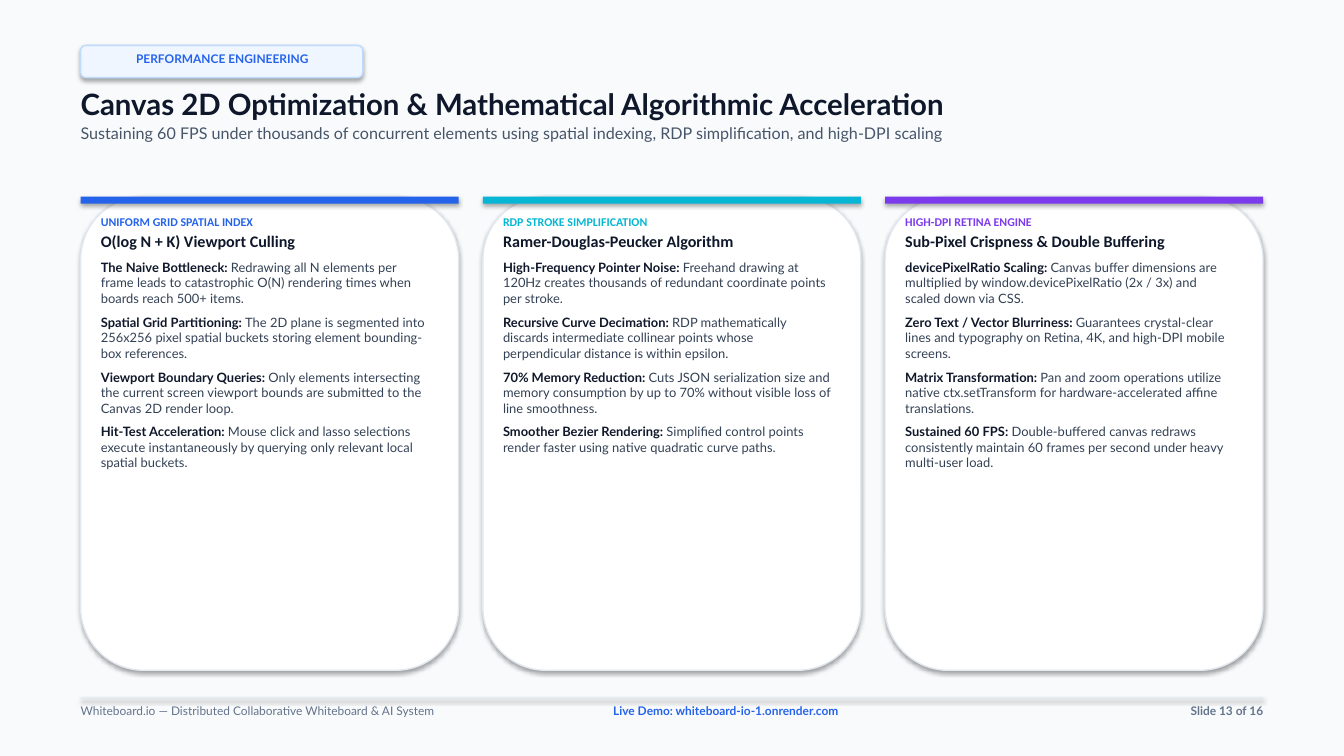
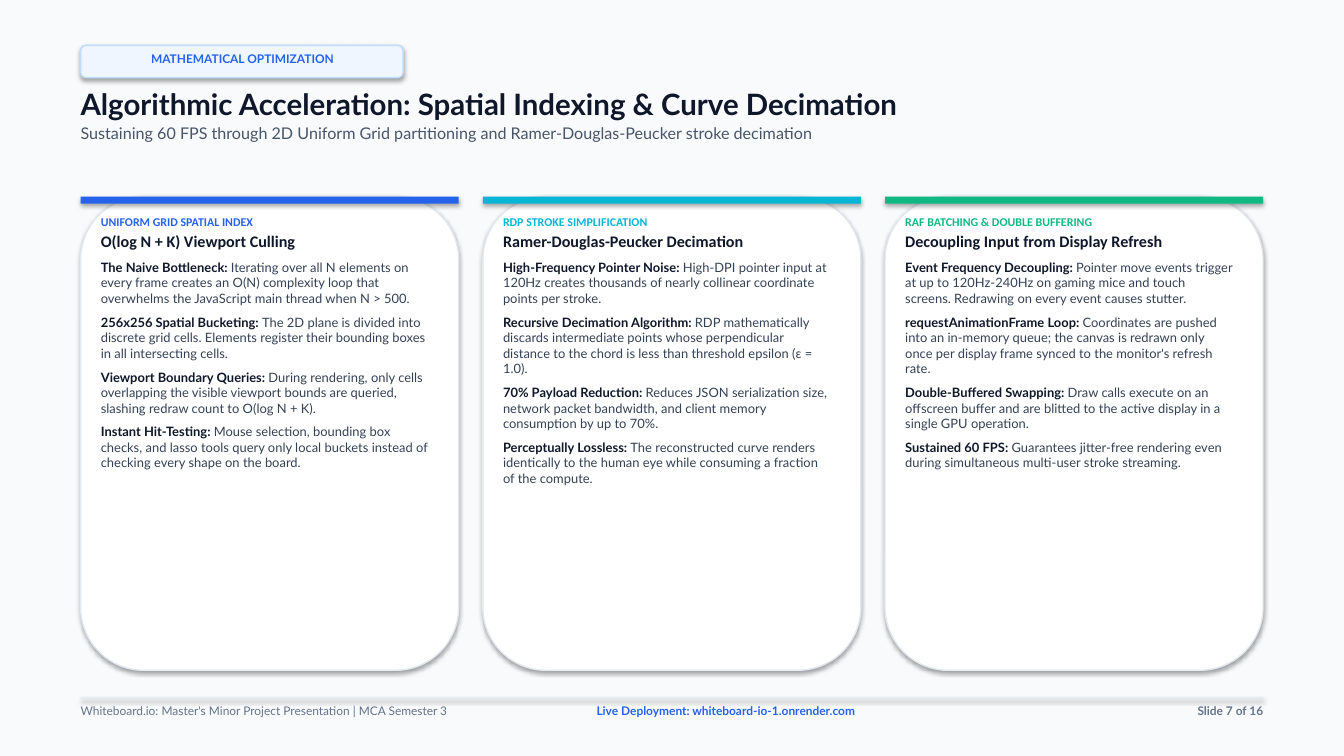
Before and after one commit to PARASMANI-KHUNTE/Whiteboard.io, a slide deck: slide 7 of docs/Whiteboard_io_Presentation.pptx (slide 13 before the commit). Drawn at 1344x756 pixels with LibreOffice and Linux fonts; fonts in the diff are those of the drawing. Boxes give left, top, right and bottom in pixels: in the first picture for what was removed or moved away, otherwise in the second. Text is boxed around its words. In the diff, an @@ line names an element or a change of style, - is before the commit and + after.

Commit message:
feat(docs): rewrite presentation deck with technical project & software engineering focus (#151)

```diff
--- a/docs/Whiteboard_io_Presentation.pptx
+++ b/docs/Whiteboard_io_Presentation.pptx
@@ rounded rectangle "MATHEMATICAL OPTIMIZATION": place and size @@
-rounded rectangle "MATHEMATICAL OPTIMIZATION" at box(81, 45, 363, 78)
+rounded rectangle "MATHEMATICAL OPTIMIZATION" at box(81, 45, 403, 78)
@@ text in rounded rectangle at box(151, 54, 334, 63): text changed @@
-PERFORMANCE ENGINEERING
+MATHEMATICAL OPTIMIZATION
@@ text at box(81, 93, 897, 142): text changed @@
-Canvas 2D Optimization & Mathematical Algorithmic Acceleration
-Sustaining 60 FPS under thousands of concurrent elements using spatial indexing, RDP simplification, and high-DPI scaling
+Algorithmic Acceleration: Spatial Indexing & Curve Decimation
+Sustaining 60 FPS through 2D Uniform Grid partitioning and Ramer-Douglas-Peucker stroke decimation
@@ rectangle at box(885, 197, 1263, 204): fill #7C3AED to #10B981 @@
@@ text at box(503, 235, 827, 485): text changed @@
-Ramer-Douglas-Peucker Algorithm
-High-Frequency Pointer Noise: Freehand drawing at 120Hz creates thousands of redundant coordinate points per stroke.
-Recursive Curve Decimation: RDP mathematically discards intermediate collinear points whose perpendicular distance is within epsilon.
-70% Memory Reduction: Cuts JSON serialization size and memory consumption by up to 70% without visible loss of line smoothness.
-Smoother Bezier Rendering: Simplified control points render faster using native quadratic curve paths.
+Ramer-Douglas-Peucker Decimation
+High-Frequency Pointer Noise: High-DPI pointer input at 120Hz creates thousands of nearly collinear coordinate points per stroke.
+Recursive Decimation Algorithm: RDP mathematically discards intermediate points whose perpendicular distance to the chord is less than threshold epsilon (ε = 1.0).
+70% Payload Reduction: Reduces JSON serialization size, network packet bandwidth, and client memory consumption by up to 70%.
+Perceptually Lossless: The reconstructed curve renders identically to the human eye while consuming a fraction of the compute.
@@ text at box(905, 218, 1232, 470): text changed @@
-HIGH-DPI RETINA ENGINE
-Sub-Pixel Crispness & Double Buffering
-devicePixelRatio Scaling: Canvas buffer dimensions are multiplied by window.devicePixelRatio (2x / 3x) and scaled down via CSS.
-Zero Text / Vector Blurriness: Guarantees crystal-clear lines and typography on Retina, 4K, and high-DPI mobile screens.
-Matrix Transformation: Pan and zoom operations utilize native ctx.setTransform for hardware-accelerated affine translations.
-Sustained 60 FPS: Double-buffered canvas redraws consistently maintain 60 frames per second under heavy multi-user load.
+RAF BATCHING & DOUBLE BUFFERING
+Decoupling Input from Display Refresh
+Event Frequency Decoupling: Pointer move events trigger at up to 120Hz-240Hz on gaming mice and touch screens. Redrawing on every event causes stutter.
+requestAnimationFrame Loop: Coordinates are pushed into an in-memory queue; the canvas is redrawn only once per display frame synced to the monitor's refresh rate.
+Double-Buffered Swapping: Draw calls execute on an offscreen buffer and are blitted to the active display in a single GPU operation.
+Sustained 60 FPS: Guarantees jitter-free rendering even during simultaneous multi-user stroke streaming.
@@ text at box(101, 262, 428, 470): text changed @@
-The Naive Bottleneck: Redrawing all N elements per frame leads to catastrophic O(N) rendering times when boards reach 500+ items.
-Spatial Grid Partitioning: The 2D plane is segmented into 256x256 pixel spatial buckets storing element bounding-box references.
-Viewport Boundary Queries: Only elements intersecting the current screen viewport bounds are submitted to the Canvas 2D render loop.
-Hit-Test Acceleration: Mouse click and lasso selections execute instantaneously by querying only relevant local spatial buckets.
+The Naive Bottleneck: Iterating over all N elements on every frame creates an O(N) complexity loop that overwhelms the JavaScript main thread when N > 500.
+256x256 Spatial Bucketing: The 2D plane is divided into discrete grid cells. Elements register their bounding boxes in all intersecting cells.
+Viewport Boundary Queries: During rendering, only cells overlapping the visible viewport bounds are queried, slashing redraw count to O(log N + K).
+Instant Hit-Testing: Mouse selection, bounding box checks, and lasso tools query only local buckets instead of checking every shape on the board.
@@ text at box(81, 706, 447, 717): text changed @@
-Whiteboard.io — Distributed Collaborative Whiteboard & AI System
+Whiteboard.io: Master's Minor Project Presentation | MCA Semester 3
@@ text at box(597, 706, 855, 717): text changed @@
-Live Demo: whiteboard-io-1.onrender.com
+Live Deployment: whiteboard-io-1.onrender.com
@@ text at box(1198, 706, 1263, 715): text changed @@
-Slide 13 of 16
+Slide 7 of 16
```
Also in this commit, not shown: 11 other slides changed, 4 slides added, 4 slides removed, 3 other files.
